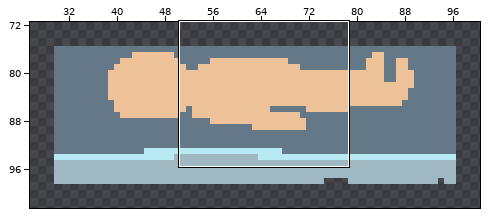
File history of a pixel-art file, Assets/Assets/Sprites/Aseprite/Table-Body.aseprite. The first picture is a wide view before the edit; the outline marks the close-up.
Close-up. Before the commit:
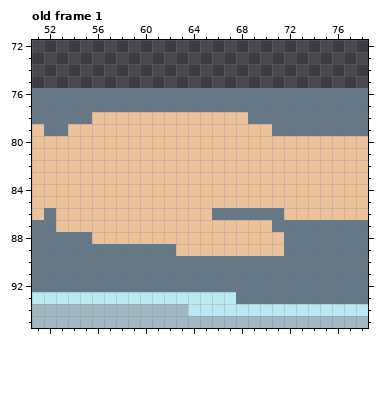
128x128 pixels, 1 frame. Shown: old frame 1: x 51..78, y 72..95. The wide view leaves out empty margins.
After the commit:
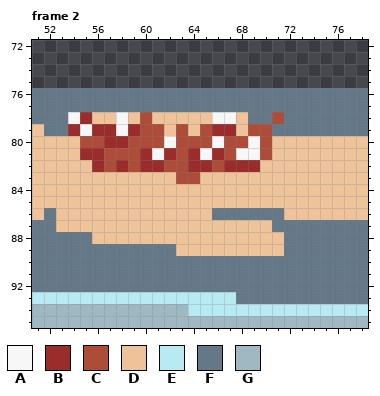
Palette (. is transparent): A #f7f7f7  B #9b2c2c  C #ae4c3a  D #eec39a  E #b8eaf3  F #647887  G #9fb8c1
A new or re-ordered frame is compared with the old frame closest to it.
Diff:
frames 1 -> 2
Frame 2 is new; against old frame 1, layer "Layer 2":
y 78: x 54..55 FF -> AB; x 58 D -> A; x 60 D -> C; x 66..67 DD -> AA; x 71 F -> C
y 79: x 54..61 DDDDDDDD -> BABBABCC; x 63 D -> C; x 65..67 DDD -> CBB; x 69..70 DD -> CC
y 80: x 55..70 DDDDDDDDDDDDDDDD -> CCBBCCCACCCACCAC
y 81: x 55..70 DDDDDDDDDDDDDDDD -> BBCCCBABCBABCAAC
y 82: x 56..69 DDDDDDDDDDDDDD -> BCBCBBCCBBCBBB
y 83: x 63..64 DD -> CC
Pixel boxes of the changes (left, top, right, bottom) in both close-ups:
changed: (68, 112, 284, 184)
